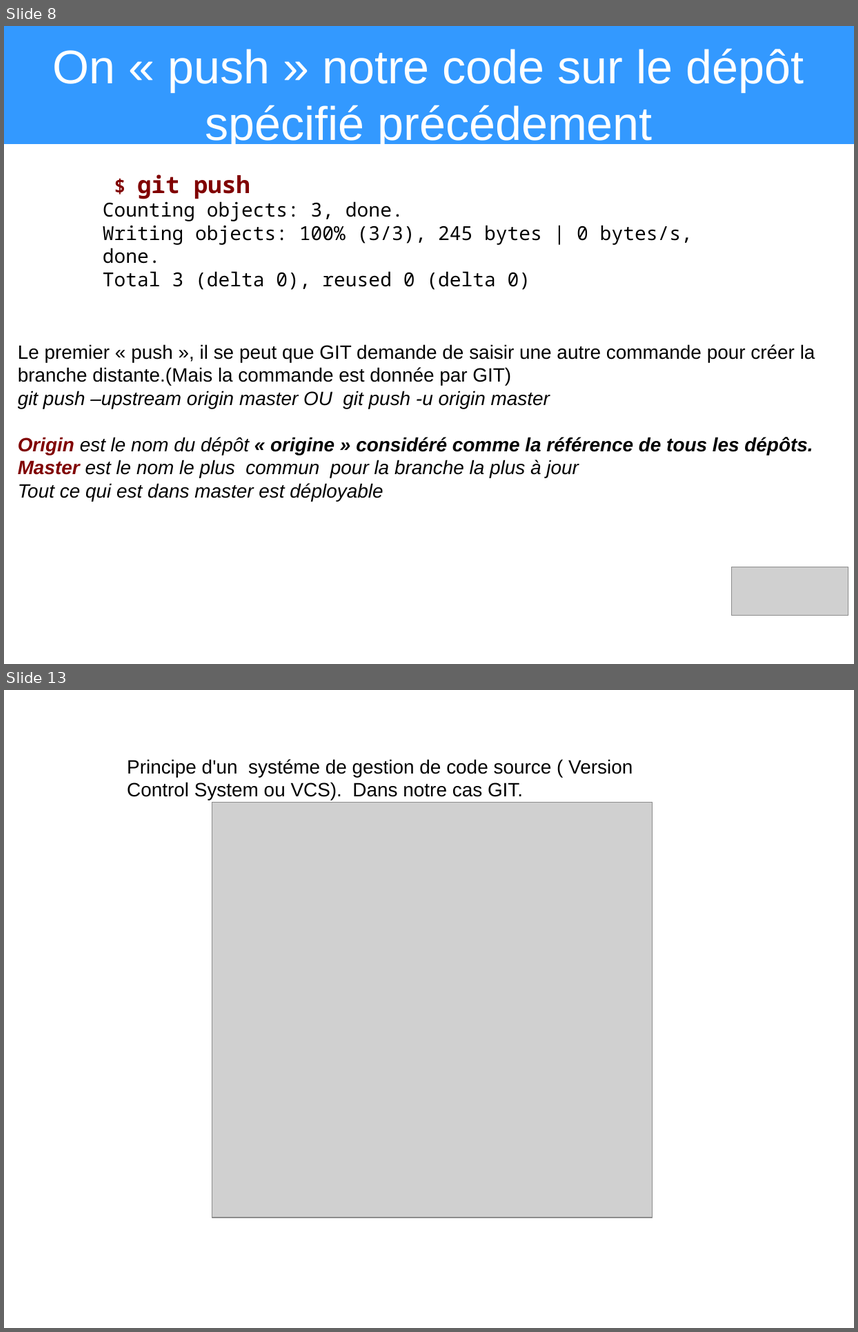
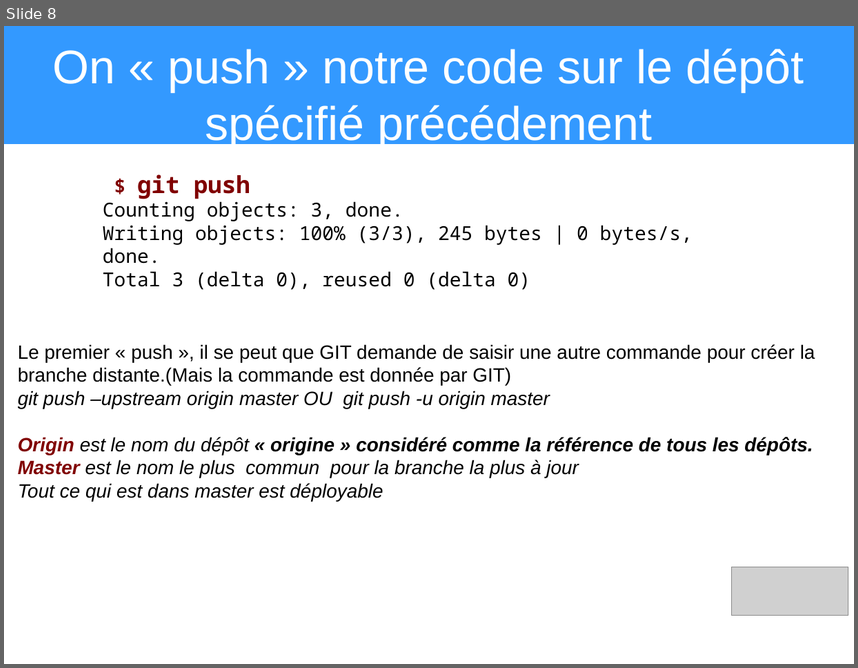
Before and after one commit to heylve/current, a slide deck: Presentations/git_explained.odp. Shown one above the other, each under a label of ours: slides 8 and 13 before the commit, slide 8 after it; the slides between them are not shown. The pictures are 858x1332 and 858x668 pixels, drawn with LibreOffice and Linux fonts; fonts in the diff are those of the drawing; grey boxes stand for pictures. Boxes give left, top, right and bottom in pixels: in the first picture for what was removed or moved away, otherwise in the second. Text is boxed around its words. In the diff, an @@ line names an element or a change of style, - is before the commit and + after.

```diff
--- a/Presentations/git_explained.odp
+++ b/Presentations/git_explained.odp
@@ slide 13 removed at (4, 690, 854, 1328), background #FFFFFF @@
@@ text removed at (127, 759, 633, 800) @@
-Principe d'un systéme de gestion de code source ( Version Control System ou VCS). Dans notre cas GIT.
@@ picture removed at (212, 802, 653, 1218) @@
```
Also in this commit, not shown: 2 slides changed, 7 slides added, 7 other slides removed.
